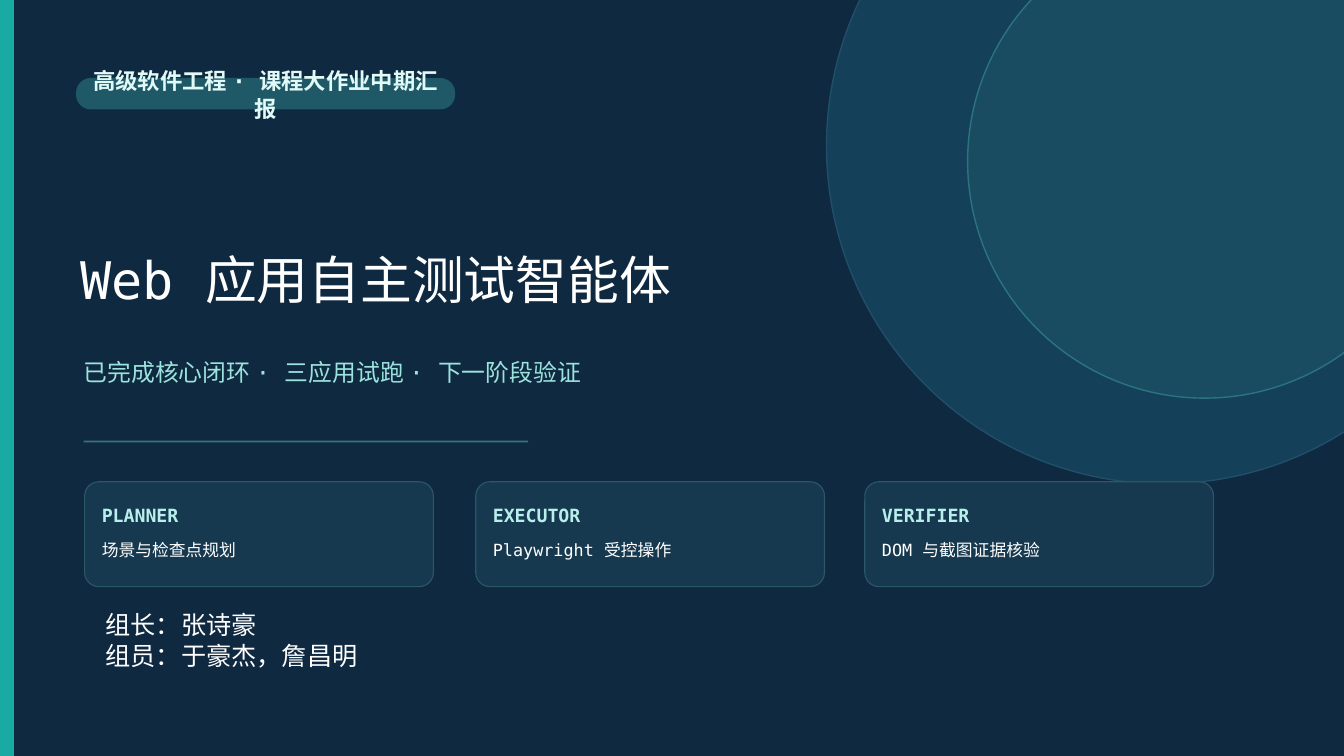
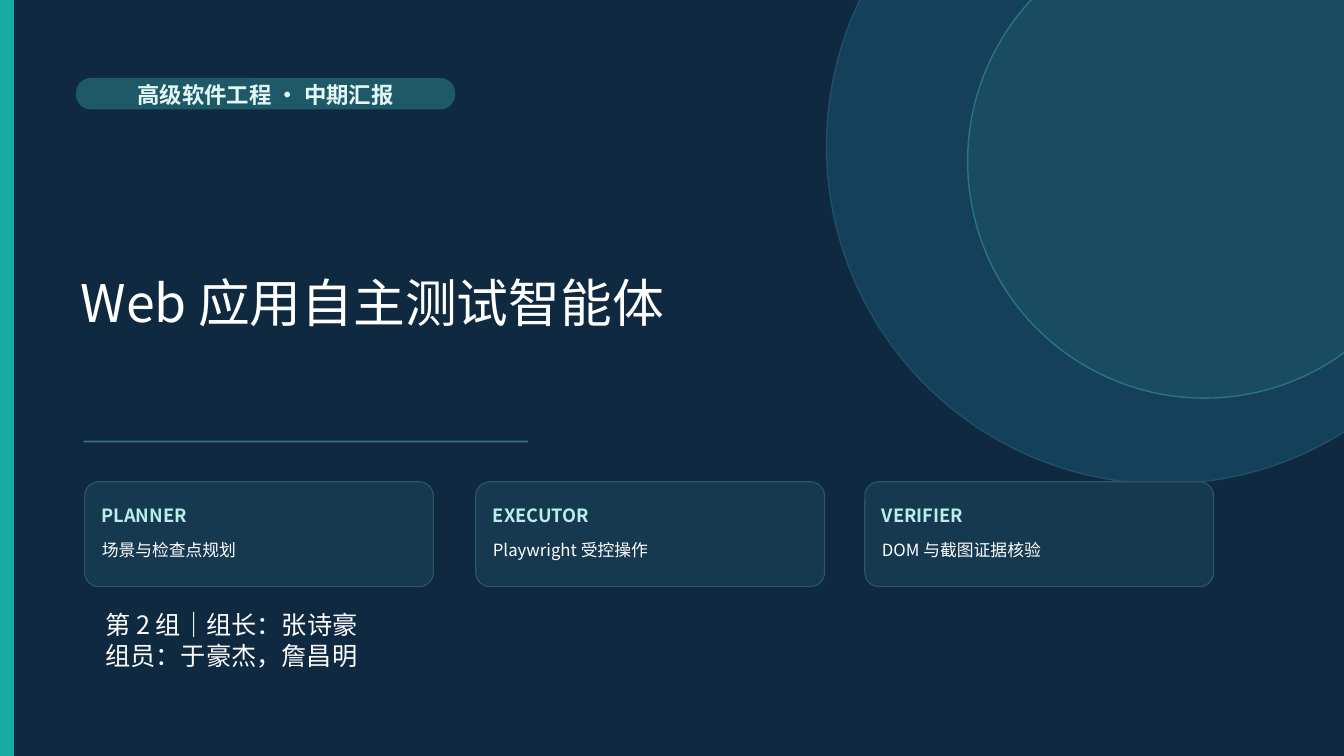
Before and after one commit to LockiYu/WebAppTester, a slide deck: slide 1 of 2-张诗豪组-中期汇报.pptx. Drawn at 1344x756 pixels with LibreOffice and Linux fonts; fonts in the diff are those of the drawing. Boxes give left, top, right and bottom in pixels: in the first picture for what was removed or moved away, otherwise in the second. Text is boxed around its words. In the diff, an @@ line names an element or a change of style, - is before the commit and + after.

```diff
--- a/2-张诗豪组-中期汇报.pptx
+++ b/2-张诗豪组-中期汇报.pptx
@@ text at <box>138,84,393,105</box>: text changed; font DejaVu Sans Mono to Noto Sans CJK SC @@
-高级软件工程 · 课程大作业中期汇报
+高级软件工程 · 中期汇报
@@ font DejaVu Sans Mono to Noto Sans CJK SC in 6 elements at <box>102,508,187,522</box>, <box>493,508,589,522</box>, <box>493,542,648,560</box>, <box>882,508,963,522</box>, <box>882,542,1040,558</box>, <box>81,278,664,327</box> @@
@@ text "Web 应用自主测试智能体": place and size @@
-text "Web 应用自主测试智能体" at <box>81,255,671,304</box>
+text "Web 应用自主测试智能体" at <box>81,278,664,327</box>
@@ text removed at <box>84,361,581,383</box> @@
-已完成核心闭环 · 三应用试跑 · 下一阶段验证
@@ text at <box>105,612,358,637</box>: text changed; font DejaVu Sans Mono to Noto Sans CJK SC @@
-组长：张诗豪
+第 2 组｜组长：张诗豪
```
Also in this commit, not shown: 16 other slides changed, 3 slides added, 1 slide removed.
